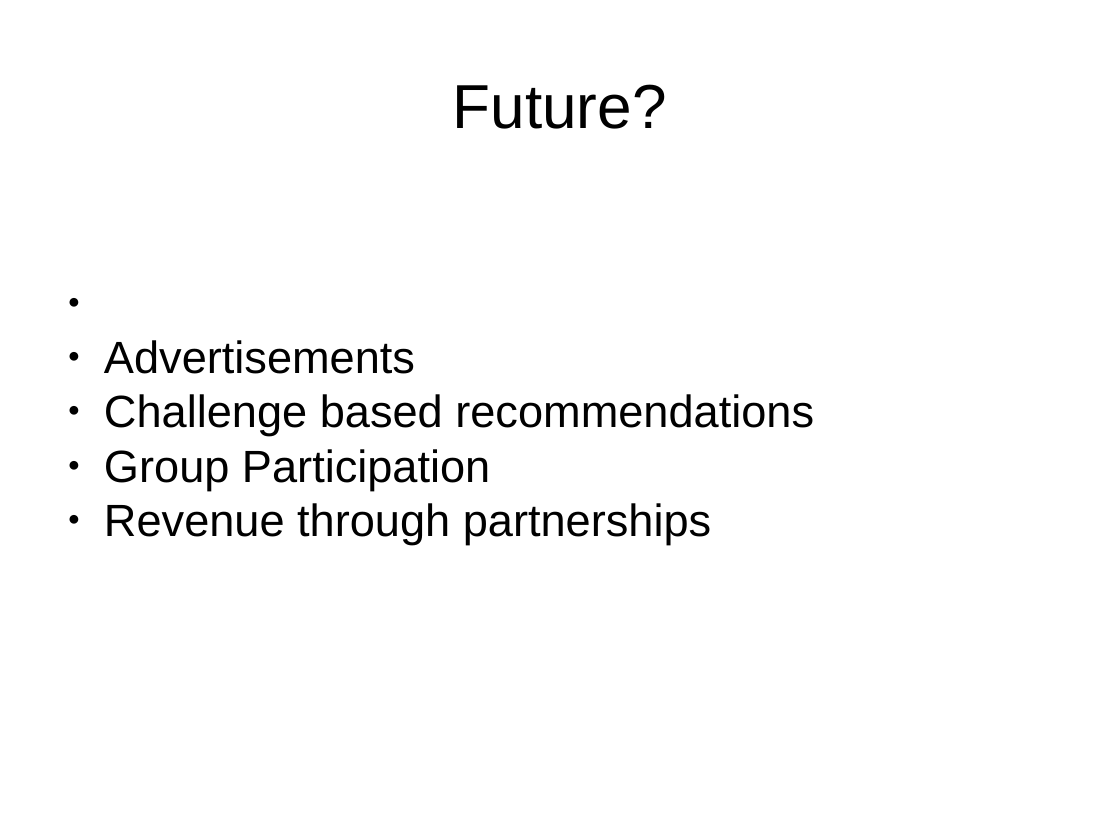
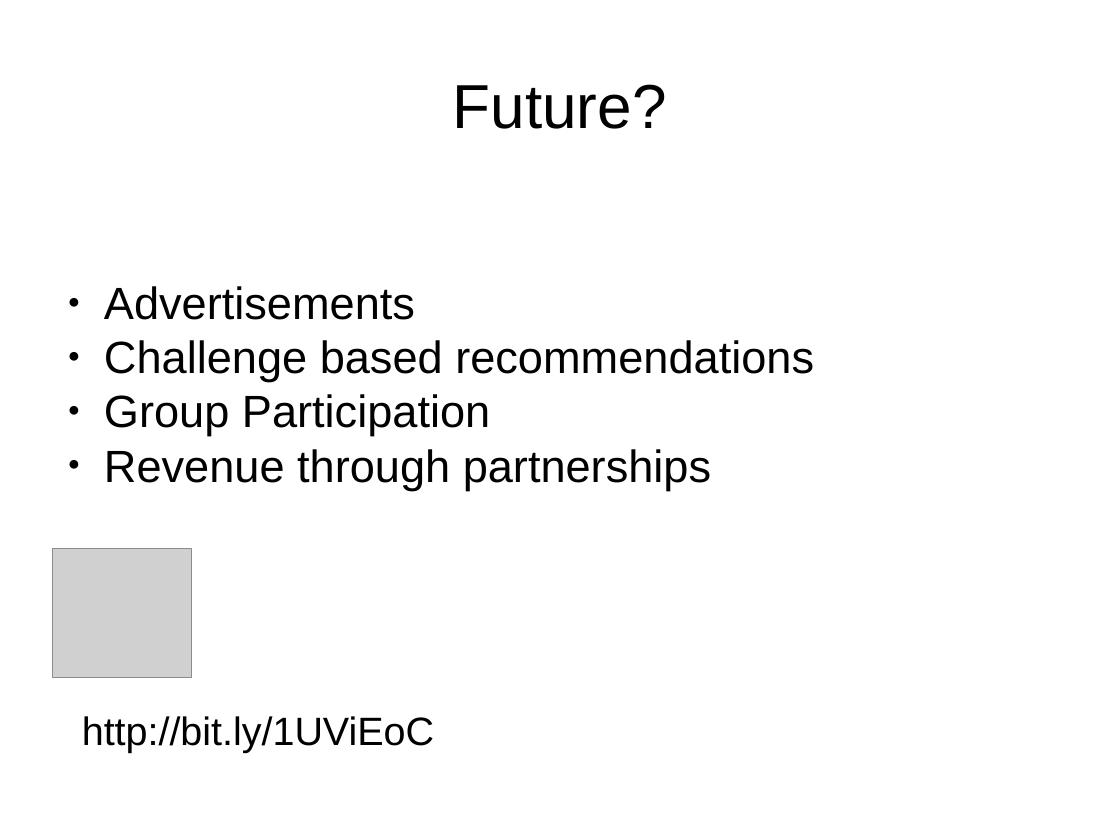
Before and after one commit to srhrshr/surprise-me, a slide deck: slide 5 of SurpriseMe.pptx. Drawn at 1120x840 pixels with LibreOffice and Linux fonts; fonts in the diff are those of the drawing; grey boxes stand for pictures. Boxes give left, top, right and bottom in pixels: in the first picture for what was removed or moved away, otherwise in the second. Text is boxed around its words. In the diff, an @@ line names an element or a change of style, - is before the commit and + after.

Commit message:
adding ppt

```diff
--- a/SurpriseMe.pptx
+++ b/SurpriseMe.pptx
@@ text "Advertisements": place and size @@
-text "Advertisements" at [104,340,814,544]
+text "Advertisements" at [104,286,814,490]
@@ picture added at [53,549,191,678] @@
@@ text added at [82,716,434,753], 28 pt, text #000000 @@
+http://bit.ly/1UViEoC
```
Also in this commit, not shown: 1 other slide changed.
